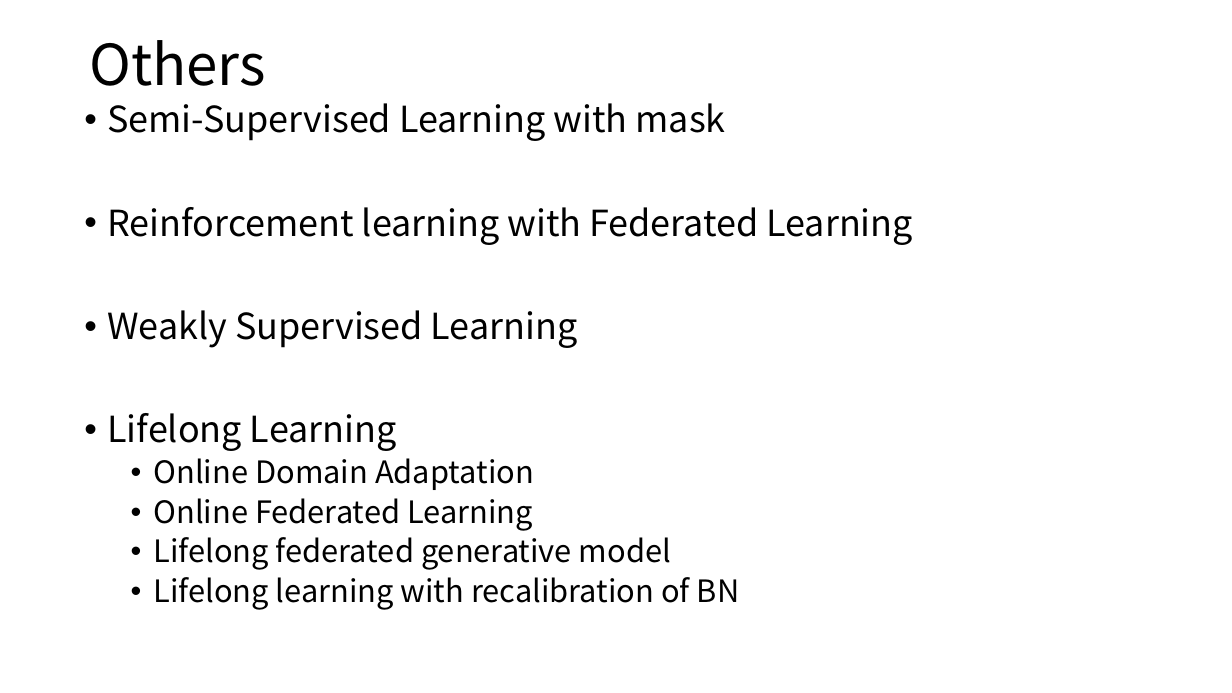
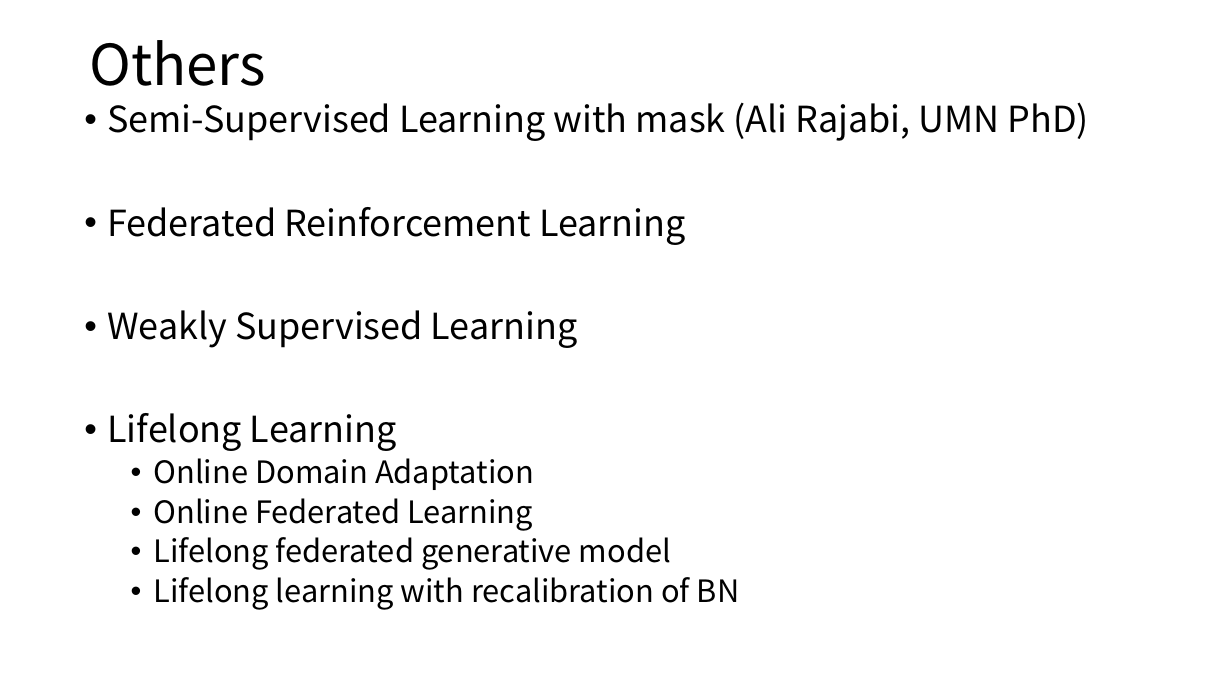
Before and after one commit to diaoenmao/Research, a slide deck: slide 16 of doc/Report/Jun 20 2022.pptx. Drawn at 1232x693 pixels with LibreOffice and Linux fonts; fonts in the diff are those of the drawing. Boxes give left, top, right and bottom in pixels: in the first picture for what was removed or moved away, otherwise in the second. Text is boxed around its words. In the diff, an @@ line names an element or a change of style, - is before the commit and + after.

Commit message:
sync

```diff
--- a/doc/Report/Jun 20 2022.pptx
+++ b/doc/Report/Jun 20 2022.pptx
@@ text at (x1=107, y1=102, x2=1089, y2=245): text changed @@
-• Semi-Supervised Learning with mask
-• Reinforcement learning with Federated Learning
+• Semi-Supervised Learning with mask (Ali Rajabi, UMN PhD)
+• Federated Reinforcement Learning
```
